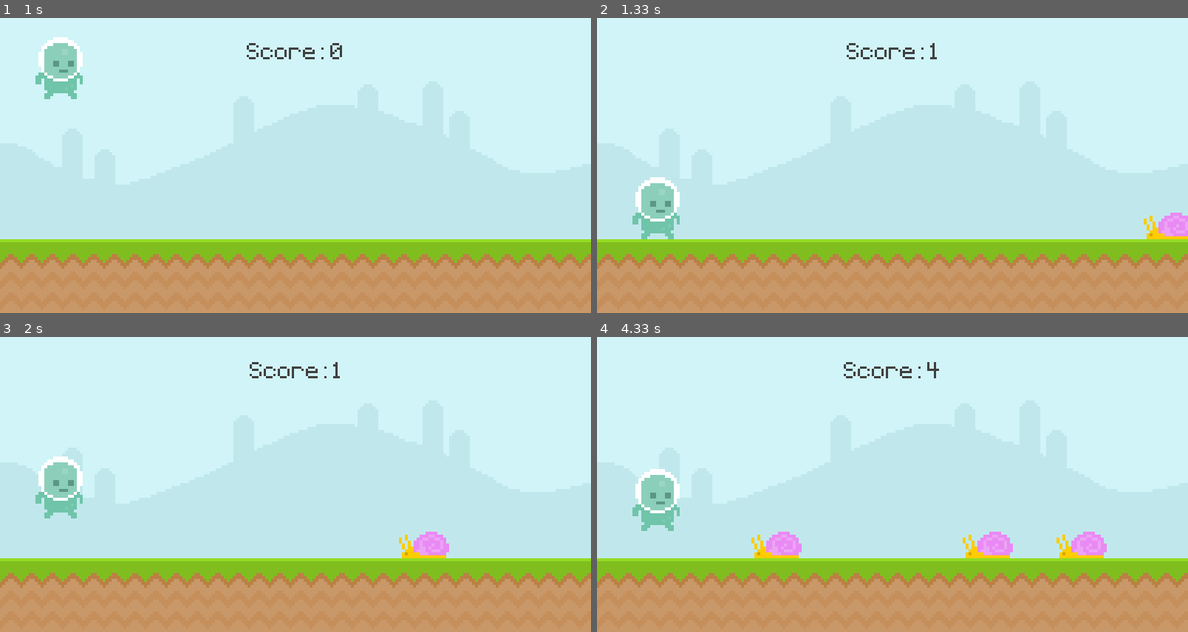
Above: before the commit, frames 1-4 (two rows, left to right).
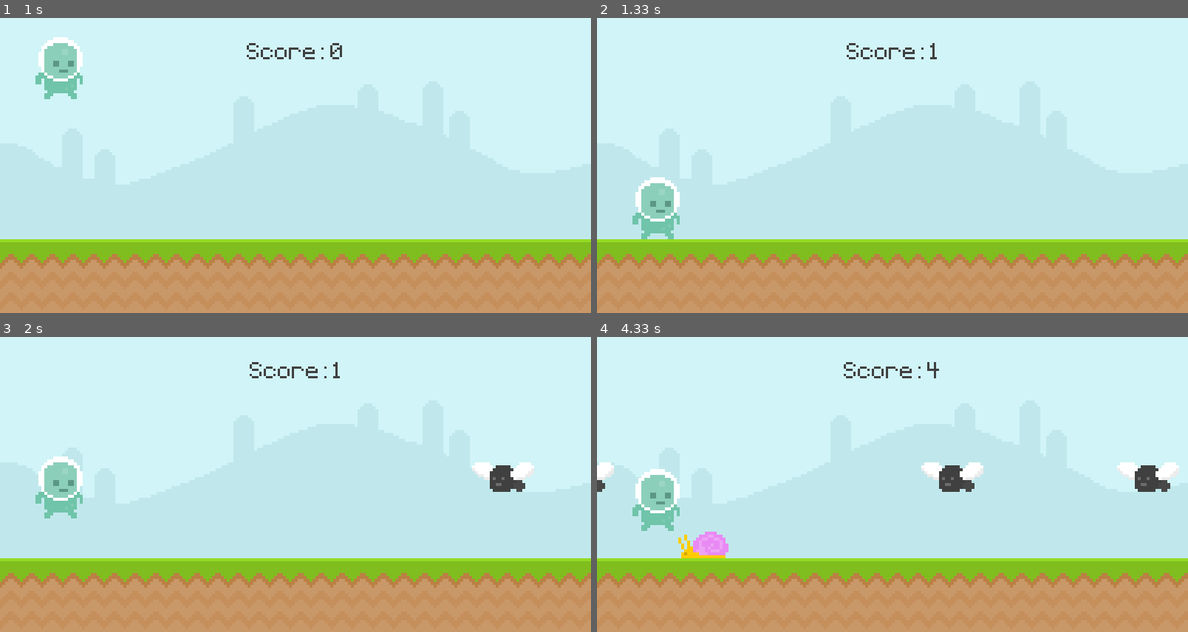
Above: after the commit, the same moments.

Repository: atrox3d/ultimate-introduction-to-pygame
Game: pygame game, started from main.py
Two runs of this game, one before a commit and one after it. Both use one fixed random seed, a clock stepped at 60 frames per second and the inputs below.
Inputs (mouse positions are in pixels of both pictures, inside the frame that each line leads up to):
- Up to frame 1 (1 s): tap Space at 0.33, 0.67 s
- Up to frame 2 (1.33 s): click (981, 62) at 1.05 s
- Up to frame 3 (2 s): tap Space at 1.4, 1.7 s; click (153, 425) at 1.88 s
- Up to frame 4 (4.33 s): tap Space at 2.23, 3.4, 3.7, 4.3 s; click (1010, 460) at 3.05 s

Frame 1 is identical in both runs. In frame 2, 0.5% of the frame differs, in the area x 92-100%, y 66-75%; in frame 3, 1.3%; in frame 4, 3.9%, in the area x 0-99%, y 42-75%.

Commit message:
add flies

Diff:
--- a/main.py
+++ b/main.py
@@ -39,7 +39,11 @@
         obstacle_rect.x -= 5
         if obstacle_rect.right < 0:
             obstacle_list.remove(obstacle_rect)
-        screen.blit(snail, obstacle_rect)
+
+        if obstacle_rect.bottom == 300:
+            screen.blit(snail, obstacle_rect)
+        else:
+            screen.blit(fly, obstacle_rect)
     # print(f'{len(obstacle_list) = }')
 
 
@@ -74,8 +78,11 @@
 #
 snail_img = 'graphics/snail/snail1.png'
 snail = pygame.image.load(snail_img).convert_alpha()                # load snail and converting respecting alpha channel
-snail_rect = snail.get_rect(bottomright=(600, 300))
-
+# snail_rect = snail.get_rect(bottomright=(600, 300))
+#
+fly_img = 'graphics/Fly/Fly1.png'
+fly = pygame.image.load(fly_img).convert_alpha()                # load snail and converting respecting alpha channel
+# fly_rect = fly.get_rect(bottomright=(600, 300))
 
 obstacle_rect_list = []
 #
@@ -127,14 +134,17 @@
                         player_gravity = -20                   # jump
             elif event.type == obstacle_timer:
                 print('test timer')
-                # print(f'UPDATE | {len(obstacle_rect_list) = }')
-                obstacle_rect_list.append(snail.get_rect(bottomright=(randint(900, 1100), 300)))
-                # print(f'APPEND | {len(obstacle_rect_list) = }')
+                if randint(0, 1):
+                    print('snail')
+                    obstacle_rect_list.append(snail.get_rect(bottomright=(randint(900, 1100), 300)))
+                else:
+                    print('fly')
+                    obstacle_rect_list.append(fly.get_rect(bottomright=(randint(900, 1100), 210)))
         else:
-            if event.type == pygame.KEYDOWN:  # check if key is pressed
-                if event.key == pygame.K_SPACE:  # if pressed check if space
+            if event.type == pygame.KEYDOWN:                        # check if key is pressed
+                if event.key == pygame.K_SPACE:                     # if pressed check if space
                     game_active = True
-                    snail_rect.left = 800
+                    # snail_rect.left = 800
                     start_time = int(pygame.time.get_ticks() / 1000)
 
     if game_active:
@@ -162,8 +172,8 @@
         #
         obstacle_movement(obstacle_rect_list)
         #
-        if snail_rect.colliderect(player_rect):
-            game_active = False
+        # if snail_rect.colliderect(player_rect):
+        #     game_active = False
 
         # keys = pygame.key.get_pressed()                           # get state of ALL keys
         # if keys[pygame.K_SPACE]:                                  # check if space is True
